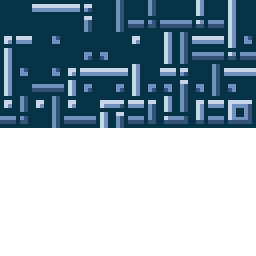
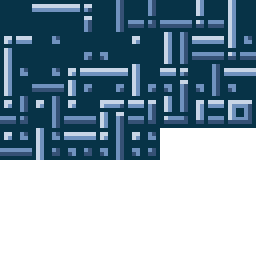
Layer changes from the first 256 × 256 image to the second:
renamed "Pasted Layer #1" to "Layer", painted on it over left=0, top=128, right=160, bottom=160
